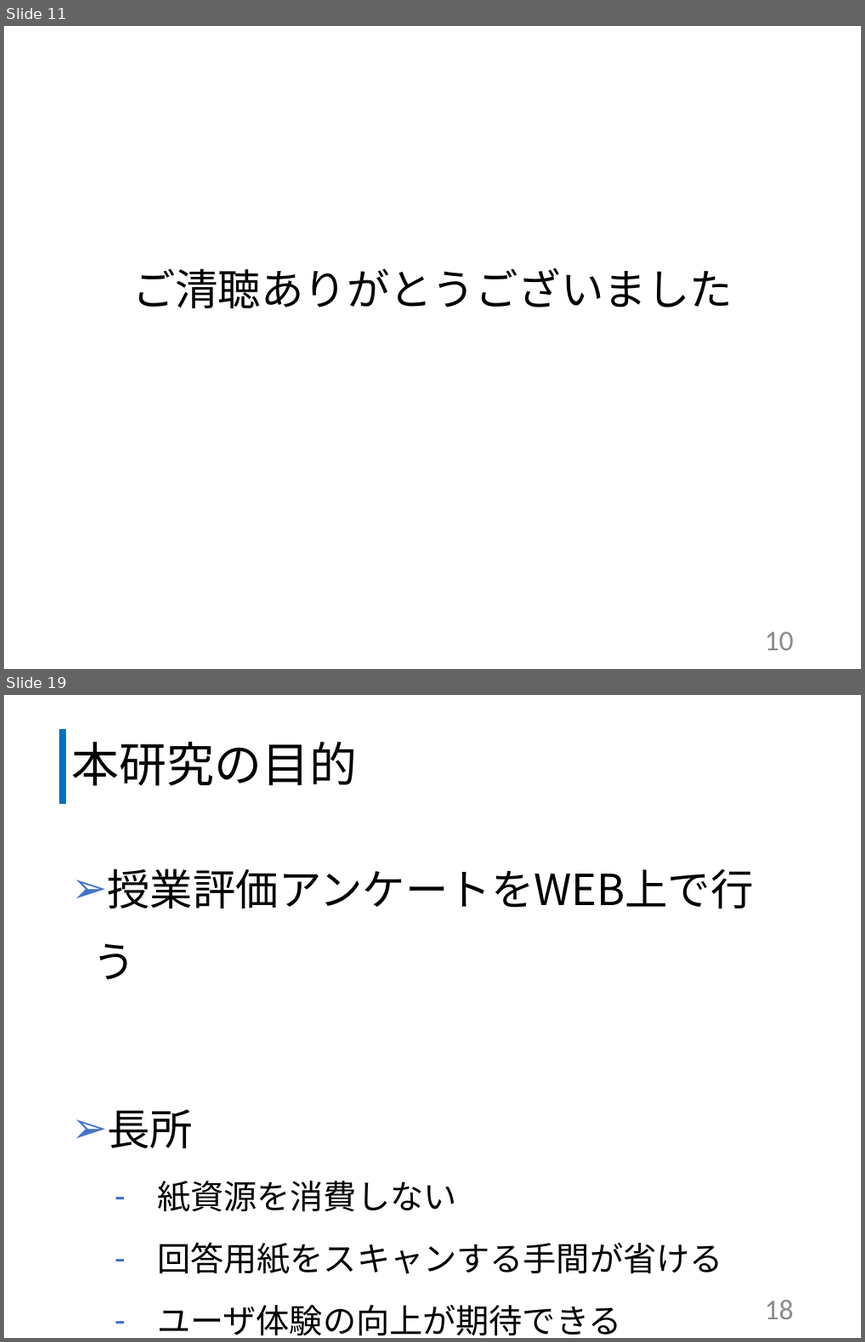
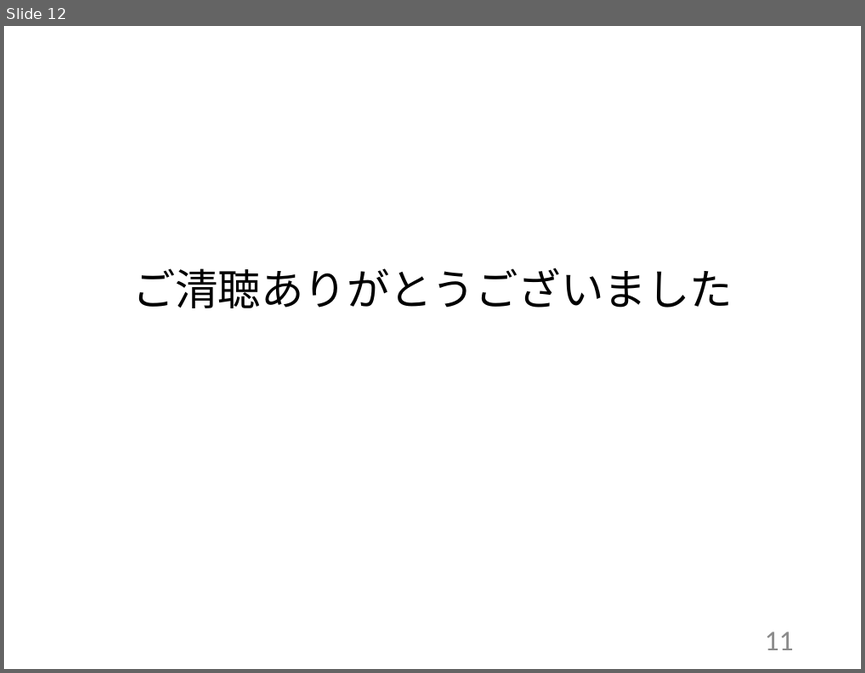
Before and after one commit to kazuwo/kosen-graduation-thesis, a slide deck: 卒業研究発表スライド.pptx. Shown one above the other, each under a label of ours: slides 11 and 19 before the commit, slide 12 after it; the slides between them are not shown. The pictures are 865x1342 and 865x673 pixels, drawn with LibreOffice and Linux fonts; fonts in the diff are those of the drawing. Boxes give left, top, right and bottom in pixels: in the first picture for what was removed or moved away, otherwise in the second. Text is boxed around its words. In the diff, an @@ line names an element or a change of style, - is before the commit and + after.

```diff
--- a/卒業研究発表スライド.pptx
+++ b/卒業研究発表スライド.pptx
@@ slide 19 removed at (4, 695, 861, 1338), background #FFFFFF @@
@@ line removed from (64, 804) to (64, 729) @@
@@ title removed at (71, 742, 357, 786) @@
-本研究の目的
@@ text removed at (108, 868, 754, 1335) @@
-➢ 授業評価アンケートをWEB上で行う
-➢ 長所
-  – 紙資源を消費しない
-  – 回答用紙をスキャンする手間が省ける
-  – ユーザ体験の向上が期待できる
@@ page number removed at (765, 1299, 794, 1319) @@
-18
@@ what was slide 11 is now slide 12 @@
@@ page number at (765, 631, 794, 650): text changed @@
-10
+11
```
Also in this commit, not shown: 6 slides changed, 3 slides added, 8 other slides removed, 1 other file.
